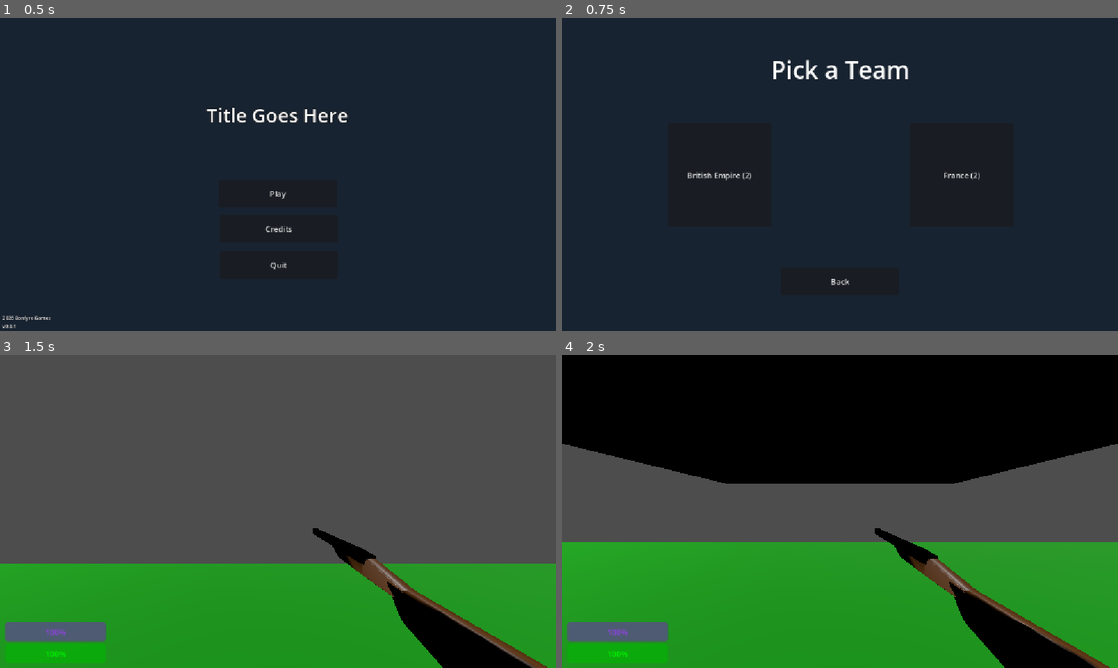
Above: before the commit, frames 1-4 (two rows, left to right).
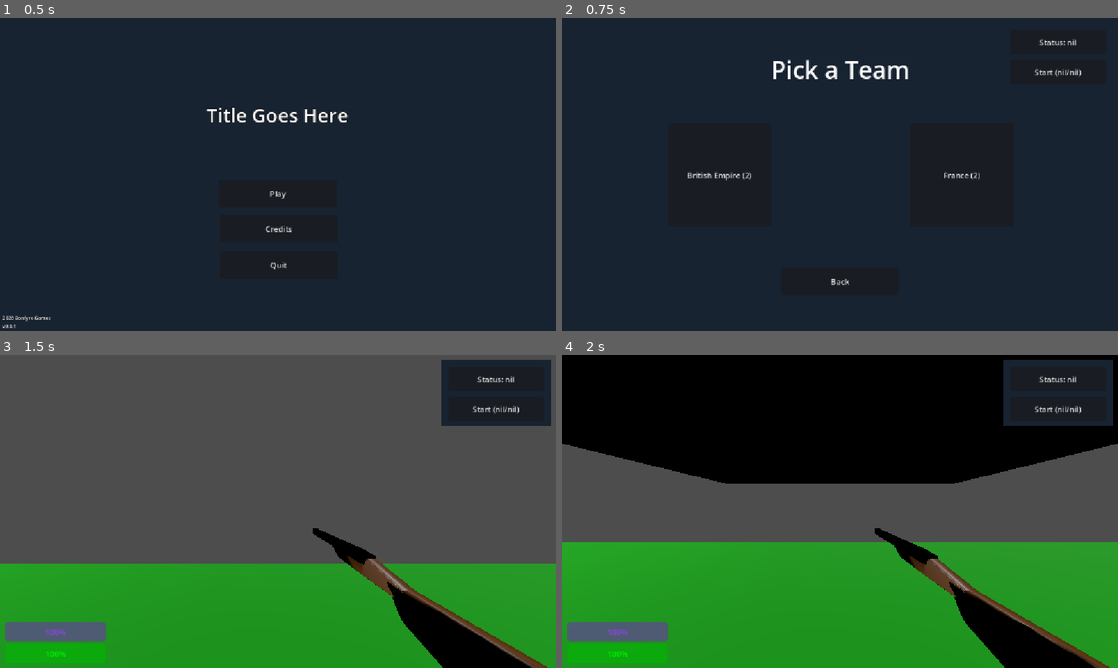
Above: after the commit, the same moments.

Repository: GunMan9/NapoleonGameRepo
Game: Godot game, scene res://Main/main_menu.tscn
Two runs of this game, one before a commit and one after it. Both use one fixed random seed, a clock stepped at 60 frames per second and the inputs below.
Inputs:
- Up to frame 1 (0.5 s): no input
- Up to frame 2 (0.75 s): click "Play" at 0.5 s
- Up to frame 3 (1.5 s): click "British Empire (2)" at 1.25 s
- Up to frame 4 (2 s): no input

Frame 1 is identical in both runs. In frame 2, 0.2% of the frame differs, in the area x 85-94%, y 6-19%; in frame 3, 4.1%; in frame 4, 4.2%, in the area x 79-100%, y 1-23%.
Error after the commit: Attempt to call function 'get_node' in base 'null instance' on a null instance. (res://Main/RoundSystem.gd:4)

Commit message:
Round system beginning
Beginning of the round system code

Diff:
--- a/napoleon-game/Main/MoraleSystem.gd
+++ b/napoleon-game/Main/MoraleSystem.gd
@@ -9,6 +9,8 @@
 
 var current_morale: int
 var timer: Timer
+
+signal game_started
 
 func _ready():
 	current_morale = max_morale
--- /dev/null
+++ b/napoleon-game/Main/RoundSystem.gd
@@ -0,0 +1,16 @@
+extends Control
+
+var controlNode = get_parent()
+var readyMenu = controlNode.get_node("CanvasLayer")
+var readyButton = readyMenu.get_node("ReadyButton")
+var startButton = readyMenu.get_node("StartButton")
+
+var rData = {
+
+}
+
+func _on_ready_button_pressed() -> void:
+	print("Ready button pressed")
+
+func _on_start_button_pressed() -> void:
+	pass # Replace with function body.
--- a/napoleon-game/Main/main.tscn
+++ b/napoleon-game/Main/main.tscn
@@ -1,6 +1,7 @@
 [gd_scene format=3 uid="uid://bt7pvpxp7cdja"]
 
 [ext_resource type="PackedScene" uid="uid://hh1ccmapqkeo" path="res://Main/team_selector.tscn" id="2_2w1kt"]
+[ext_resource type="PackedScene" uid="uid://cdt2088ej5qyf" path="res://Main/round_ui.tscn" id="2_qvhan"]
 
 [sub_resource type="BoxMesh" id="BoxMesh_7u77a"]
 
@@ -100,3 +101,6 @@
 transform = Transform3D(1, 0, 0, 0, 1, 0, 0, 0, 1, 0, 3.6991363, -32.003605)
 mesh = SubResource("BoxMesh_yh5la")
 surface_material_override/0 = SubResource("StandardMaterial3D_qvhan")
+
+[node name="RoundUI" parent="." unique_id=1875661046 instance=ExtResource("2_qvhan")]
+visible = false
--- /dev/null
+++ b/napoleon-game/Main/round_ui.tscn
@@ -0,0 +1,56 @@
+[gd_scene format=3 uid="uid://cdt2088ej5qyf"]
+
+[ext_resource type="Script" uid="uid://y8ee31mo3jvt" path="res://Main/RoundSystem.gd" id="1_7a2fg"]
+
+[node name="RoundUI" type="Control" unique_id=1875661046]
+layout_mode = 3
+anchors_preset = 15
+anchor_right = 1.0
+anchor_bottom = 1.0
+grow_horizontal = 2
+grow_vertical = 2
+script = ExtResource("1_7a2fg")
+
+[node name="CanvasLayer" type="CanvasLayer" parent="." unique_id=940900293]
+
+[node name="ReadyMenu" type="ColorRect" parent="CanvasLayer" unique_id=1408536393]
+anchors_preset = 1
+anchor_left = 1.0
+anchor_right = 1.0
+offset_left = -238.0
+offset_top = 11.0
+offset_right = -11.0
+offset_bottom = 147.0
+grow_horizontal = 0
+color = Color(0.09411765, 0.13725491, 0.19215687, 1)
+
+[node name="ReadyButton" type="Button" parent="CanvasLayer/ReadyMenu" unique_id=660920114]
+layout_mode = 1
+anchors_preset = 5
+anchor_left = 0.5
+anchor_right = 0.5
+offset_left = -99.5
+offset_top = 14.0
+offset_right = 99.5
+offset_bottom = 64.0
+grow_horizontal = 2
+text = "Status: nil
+"
+
+[node name="StartButton" type="Button" parent="CanvasLayer/ReadyMenu" unique_id=1497351927]
+layout_mode = 1
+anchors_preset = 7
+anchor_left = 0.5
+anchor_top = 1.0
+anchor_right = 0.5
+anchor_bottom = 1.0
+offset_left = -99.5
+offset_top = -60.0
+offset_right = 99.5
+offset_bottom = -10.0
+grow_horizontal = 2
+grow_vertical = 0
+text = "Start (nil/nil)"
+
+[connection signal="pressed" from="CanvasLayer/ReadyMenu/ReadyButton" to="." method="_on_ready_button_pressed"]
+[connection signal="pressed" from="CanvasLayer/ReadyMenu/StartButton" to="." method="_on_start_button_pressed"]
--- a/napoleon-game/TeamHandler.gd
+++ b/napoleon-game/TeamHandler.gd
@@ -15,6 +15,8 @@
 
 var team1 = ""
 var team2 = ""
+
+signal roundui
 
 func _ready():
 	var coalition_list = data["Coalition"]
@@ -64,6 +66,7 @@
 	player_instance.global_position = team1_spawn.global_position
 	team1_node.add_child(player_instance)
 	_update_team_ui()
+	roundui.emit()
 
 	bg.visible = false
 
@@ -78,6 +81,7 @@
 	player_instance.global_position = team2_spawn.global_position
 	team2_node.add_child(player_instance)
 	_update_team_ui()
+	roundui.emit()
 
 	bg.visible = false
 
Not shown, added: napoleon-game/Main/RoundSystem.gd.uid
